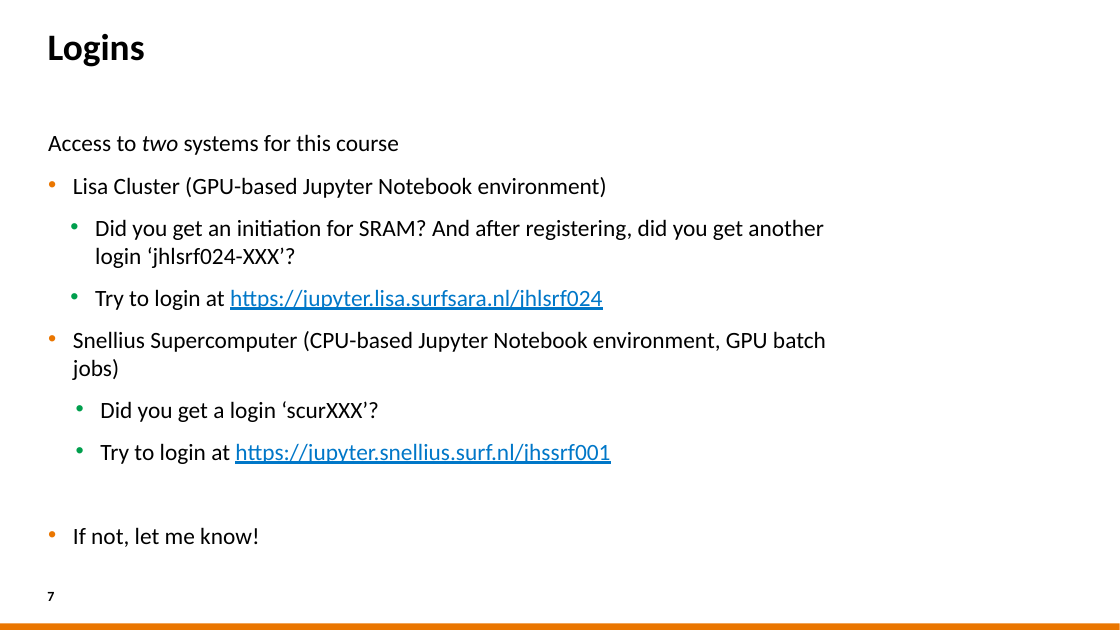
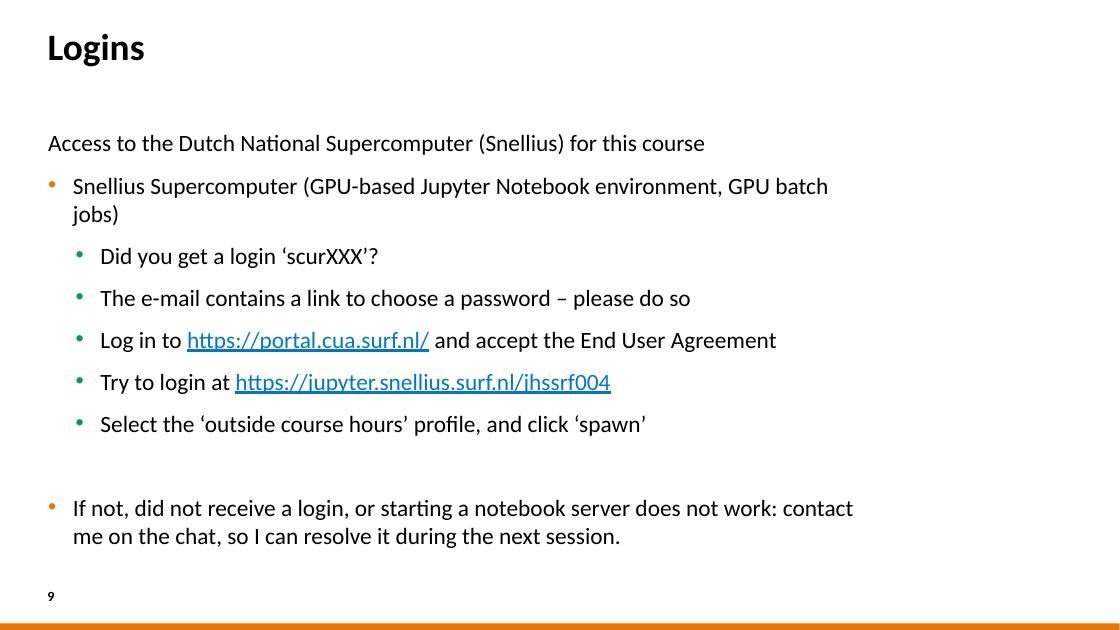
Before and after one commit to sara-nl/MLonHPC_2day_Okt2023, a slide deck: slide 9 of Day1/slides/EuroHPC_HPML_welcome.pptx (slide 7 before the commit). Drawn at 1120x630 pixels with LibreOffice and Linux fonts; fonts in the diff are those of the drawing; background and template pictures are left out. Boxes give left, top, right and bottom in pixels: in the first picture for what was removed or moved away, otherwise in the second. Text is boxed around its words. In the diff, an @@ line names an element or a change of style, - is before the commit and + after.

Commit message:
Updated the welcome slides  to match this course

```diff
--- a/Day1/slides/EuroHPC_HPML_welcome.pptx
+++ b/Day1/slides/EuroHPC_HPML_welcome.pptx
@@ text at bbox=[48, 134, 828, 226]: text changed @@
-Access to two systems for this course
-• Lisa Cluster (GPU-based Jupyter Notebook environment)
-  • Did you get an initiation for SRAM? And after registering, did you get another login ‘jhlsrf024-XXX’?
-  • Try to login at https://jupyter.lisa.surfsara.nl/jhlsrf024
-• Snellius Supercomputer (CPU-based Jupyter Notebook environment, GPU batch jobs)
+Access to the Dutch National Supercomputer (Snellius) for this course
+• Snellius Supercomputer (GPU-based Jupyter Notebook environment, GPU batch jobs)
@@ text at bbox=[73, 289, 854, 548]: text changed; text colour #0077C8 to #000000 @@
-  • Try to login at https://jupyter.snellius.surf.nl/jhssrf001
-• If not, let me know!
+  • The e-mail contains a link to choose a password – please do so
+  • Log in to https://portal.cua.surf.nl/ and accept the End User Agreement
+  • Try to login at https://jupyter.snellius.surf.nl/jhssrf004
+  • Select the ‘outside course hours’ profile, and click ‘spawn’
+• If not, did not receive a login, or starting a notebook server does not work: contact me on the chat, so I can resolve it during the next session.
@@ page number at bbox=[47, 592, 54, 601]: text changed @@
-7
+9
```
Also in this commit, not shown: 3 other slides changed, 2 slides added, 1 other file.
